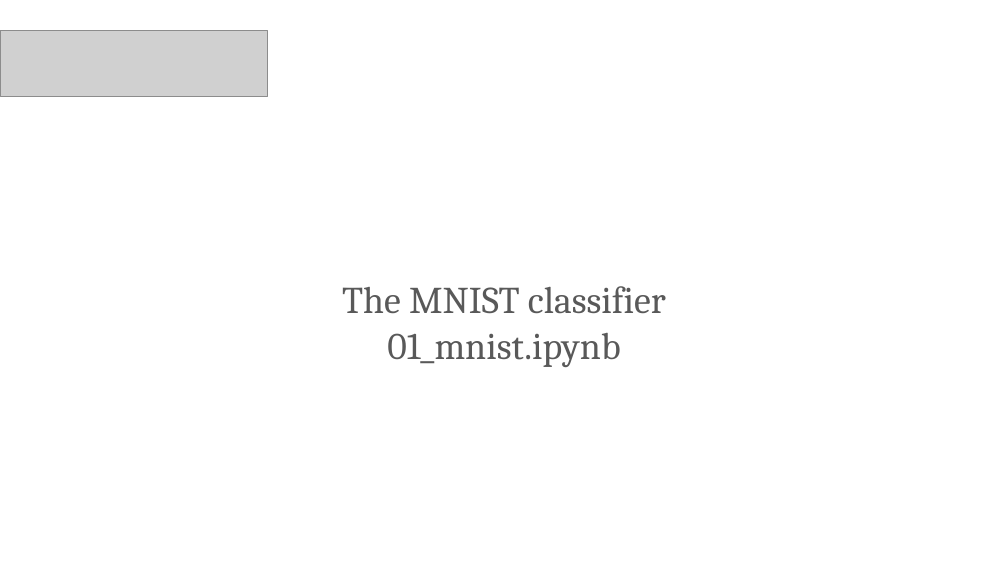
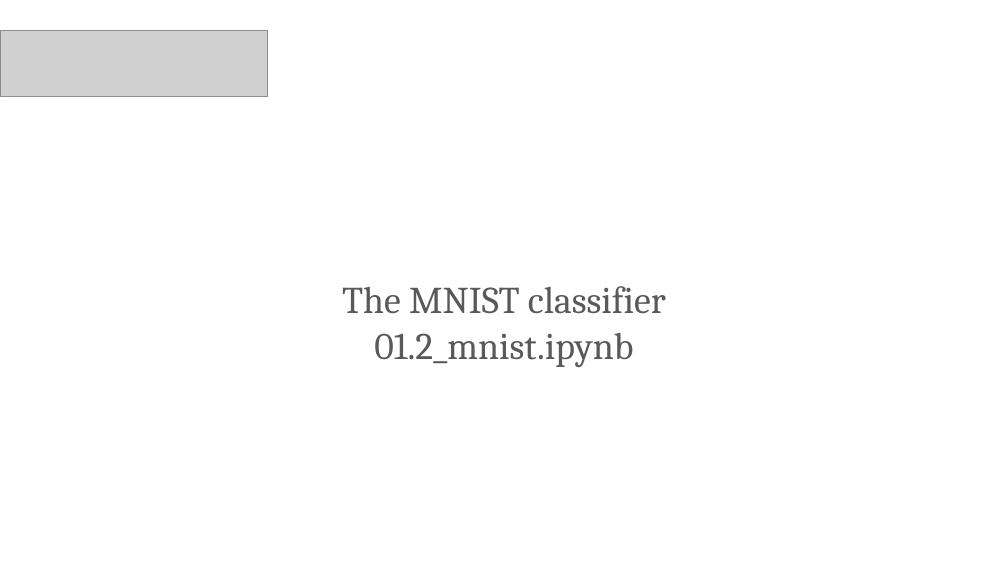
Before and after one commit to PracticumAI/cnn, a slide deck: slide 19 of presentations/01_cnn_intro.pptx (slide 15 before the commit). Drawn at 1008x567 pixels with LibreOffice and Linux fonts; fonts in the diff are those of the drawing; grey boxes stand for pictures. Boxes give left, top, right and bottom in pixels: in the first picture for what was removed or moved away, otherwise in the second. Text is boxed around its words. In the diff, an @@ line names an element or a change of style, - is before the commit and + after.

```diff
--- a/presentations/01_cnn_intro.pptx
+++ b/presentations/01_cnn_intro.pptx
@@ text at (374, 332, 633, 367): text changed @@
-01_mnist.ipynb
+01.2_mnist.ipynb
```
Also in this commit, not shown: 6 slides added, 2 slides removed, 4 other files.
